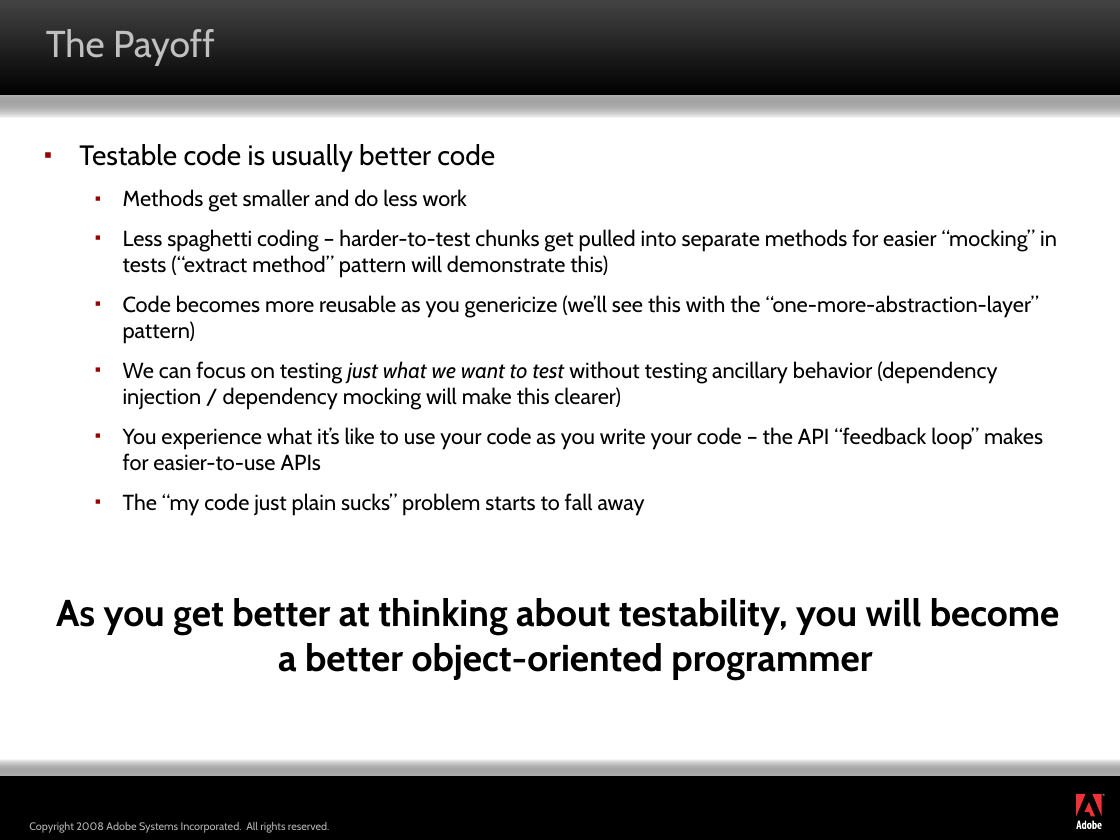
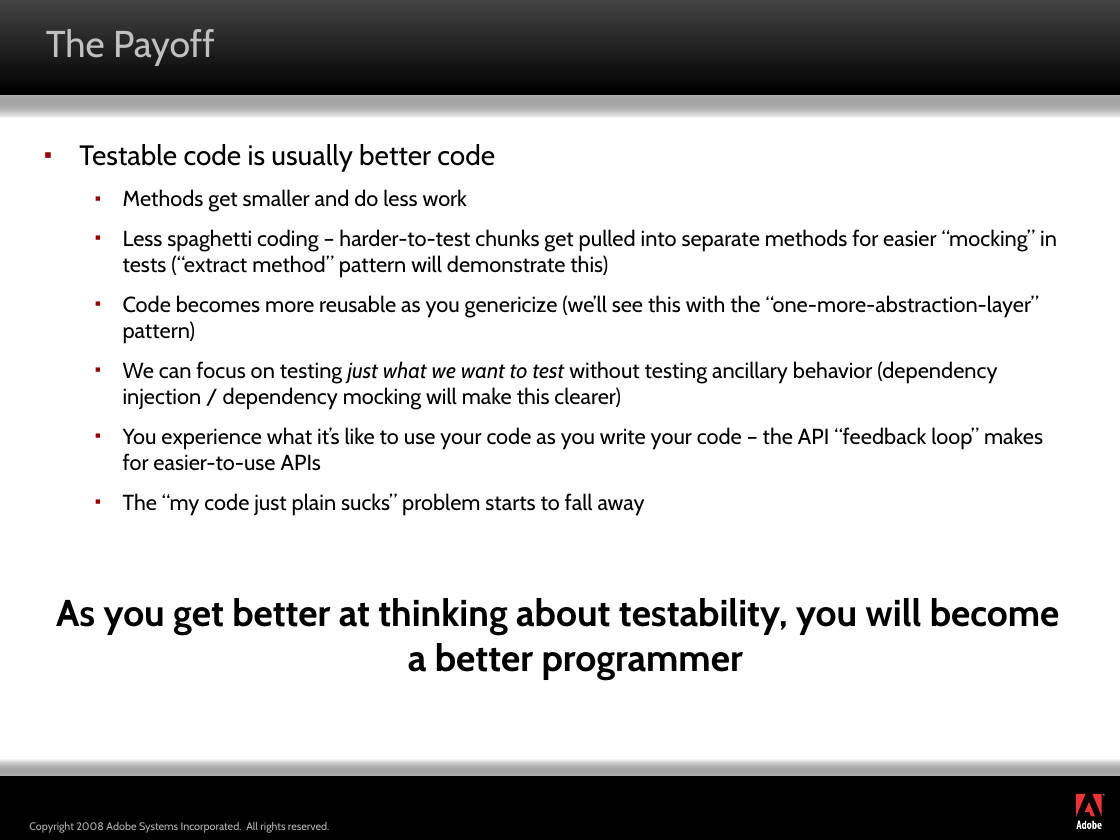
Before and after one commit to marcesher/mxunit-cfmeetups, a slide deck: slide 4 of max08/Marc_Esher_Bill_Shelton_AdvancedPatternsForColdfusionTestAutomation_final.ppt. Drawn at 1120x840 pixels with LibreOffice and Linux fonts; fonts in the diff are those of the drawing; background and template pictures are left out. Boxes give left, top, right and bottom in pixels: in the first picture for what was removed or moved away, otherwise in the second. Text is boxed around its words. In the diff, an @@ line names an element or a change of style, - is before the commit and + after.

```diff
--- a/max08/Marc_Esher_Bill_Shelton_AdvancedPatternsForColdfusionTestAutomation_final.ppt
+++ b/max08/Marc_Esher_Bill_Shelton_AdvancedPatternsForColdfusionTestAutomation_final.ppt
@@ text at [56, 598, 1060, 679]: text changed @@
-As you get better at thinking about testability, you will become a better object-oriented programmer
+As you get better at thinking about testability, you will become a better programmer
```
Also in this commit, not shown: 17 other slides changed, 2 slides removed.
